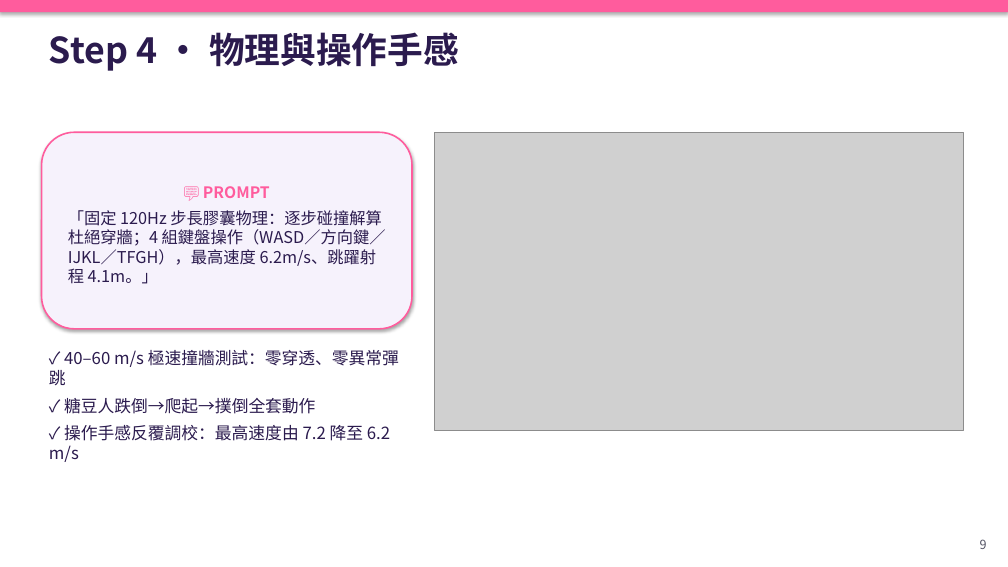
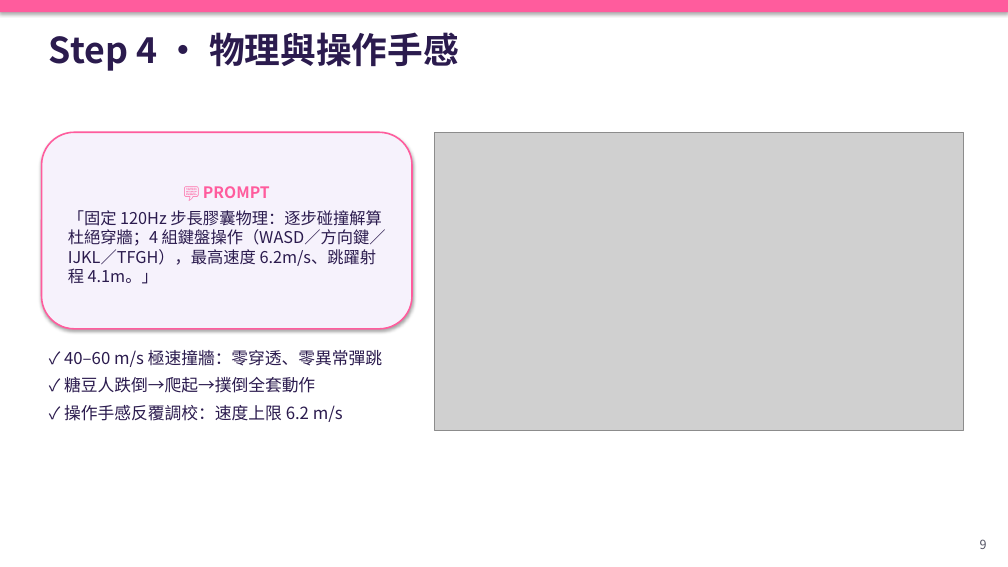
Before and after one commit to chengkaho98-svg/Mini3Dgame, a slide deck: slide 9 of 糖糖大亂鬥_AI開發Playbook.pptx. Drawn at 1008x567 pixels with LibreOffice and Linux fonts; fonts in the diff are those of the drawing; grey boxes stand for pictures. Boxes give left, top, right and bottom in pixels: in the first picture for what was removed or moved away, otherwise in the second. Text is boxed around its words. In the diff, an @@ line names an element or a change of style, - is before the commit and + after.

```diff
--- a/糖糖大亂鬥_AI開發Playbook.pptx
+++ b/糖糖大亂鬥_AI開發Playbook.pptx
@@ text at [64,350,382,367]: text changed @@
-✓ 40–60 m/s 極速撞牆測試：零穿透、零異常彈跳
+✓ 40–60 m/s 極速撞牆：零穿透、零異常彈跳
@@ text at [64,405,343,422]: text changed @@
-✓ 操作手感反覆調校：最高速度由 7.2 降至 6.2 m/s
+✓ 操作手感反覆調校：速度上限 6.2 m/s
```
Also in this commit, not shown: 14 other slides changed, 18 other files.
